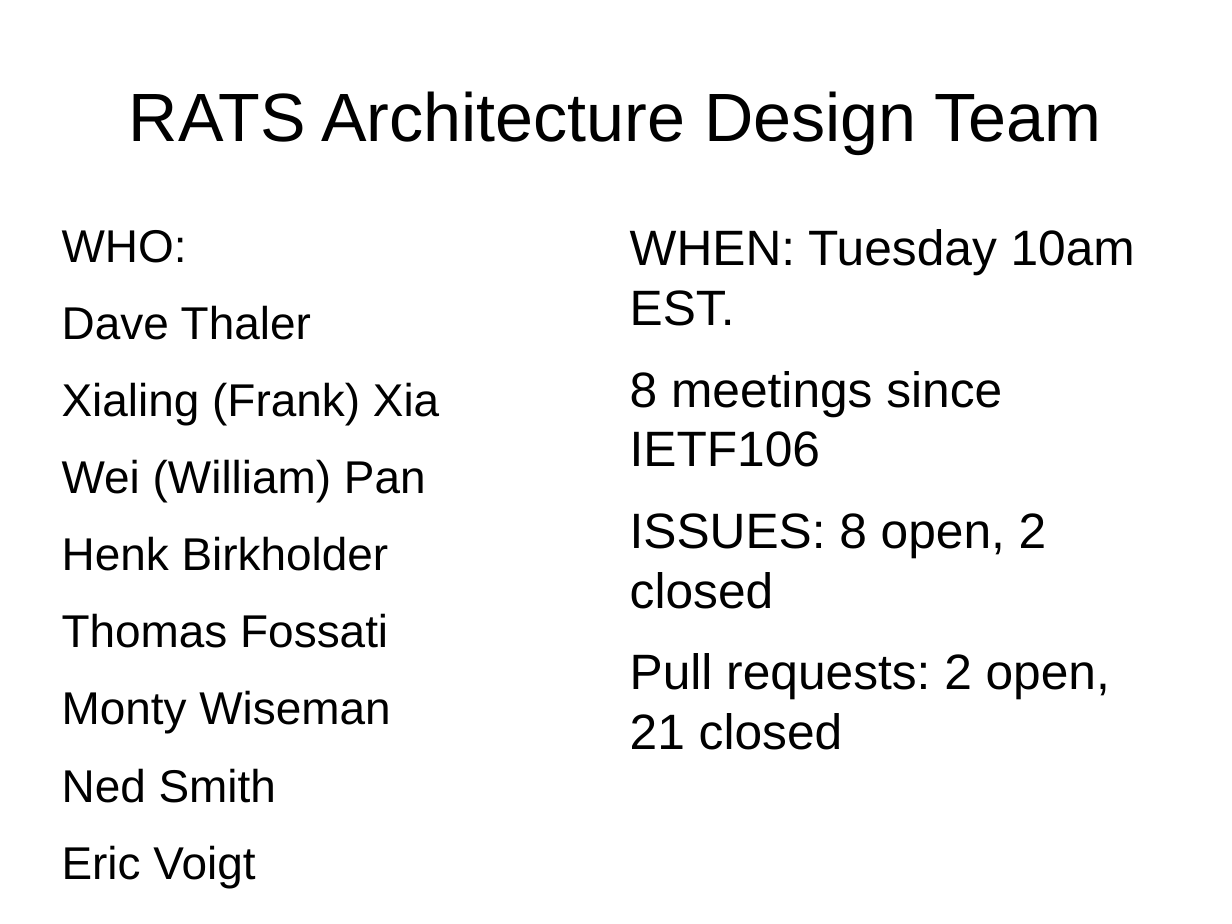
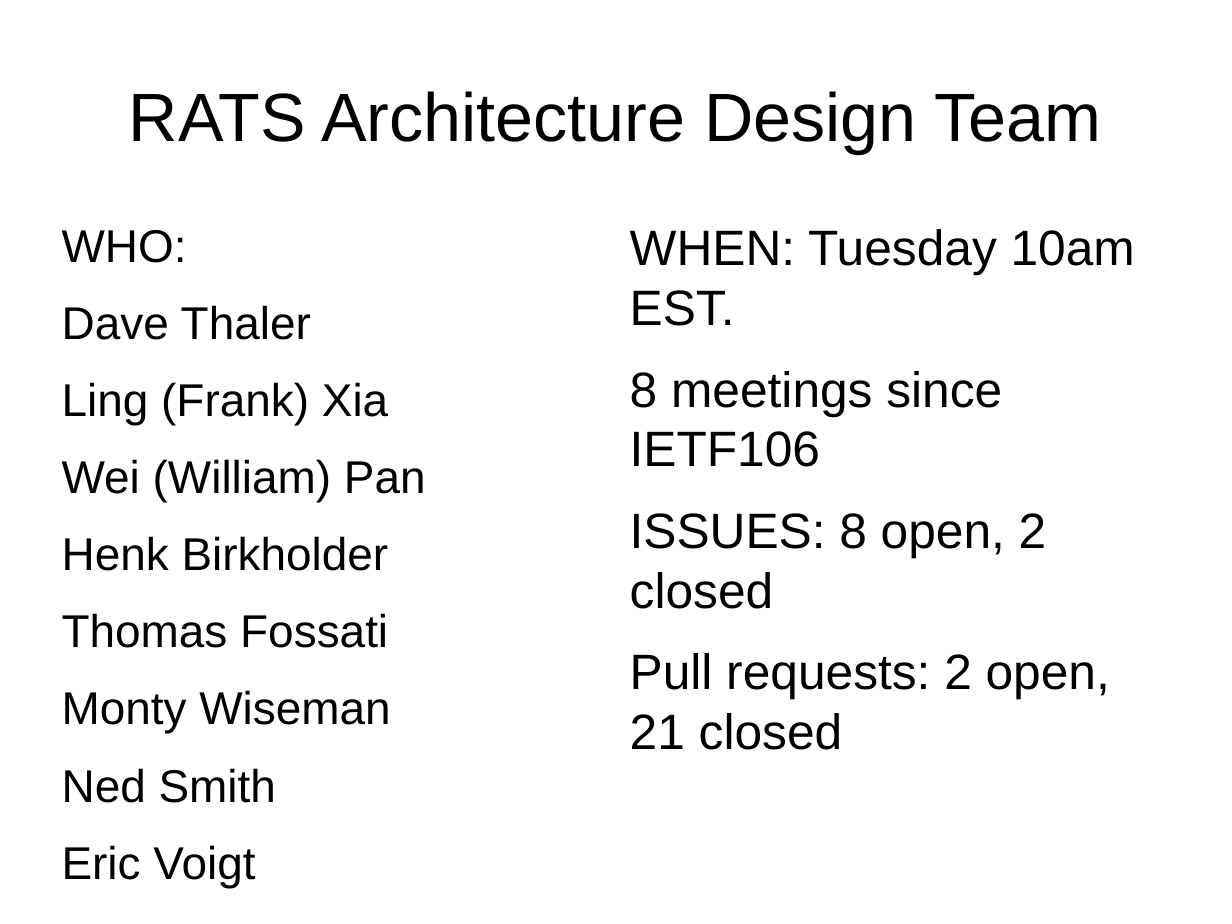
Before and after one commit to ietf-rats-wg/architecture, a slide deck: slide 1 of presentations/2020feb-virtual-interim-architecture.odp. Drawn at 1232x924 pixels with LibreOffice and Linux fonts; fonts in the diff are those of the drawing. Boxes give left, top, right and bottom in pixels: in the first picture for what was removed or moved away, otherwise in the second. Text is boxed around its words. In the diff, an @@ line names an element or a change of style, - is before the commit and + after.

Commit message:
fixed Frank's name

```diff
--- a/presentations/2020feb-virtual-interim-architecture.odp
+++ b/presentations/2020feb-virtual-interim-architecture.odp
@@ text at [62, 382, 388, 425]: text changed @@
-Xialing (Frank) Xia
+Ling (Frank) Xia
```
Also in this commit, not shown: 1 other file.
